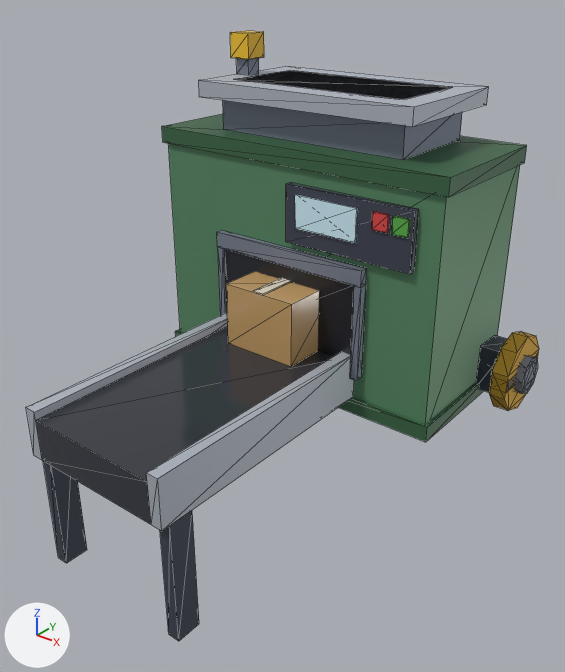
What one commit did to the glTF model assets/managed-models/packhouse-floor/packer/packer.glb.
Rendered twice from a camera (50 mm lens) standing at (1.105, -1.269, 1.272) and looking at (0.088, 0.002, 0.483). The lights are fixed; the arrows at lower left show +X, +Y and +Z. The picture after the commit comes second. Mesh edges are drawn as thin lines. Where no turn or scale is listed for an object, it has been applied to the vertices. Vertices at exactly the same position are counted once.

Objects in the first picture: 'packer', 'spin-x'.
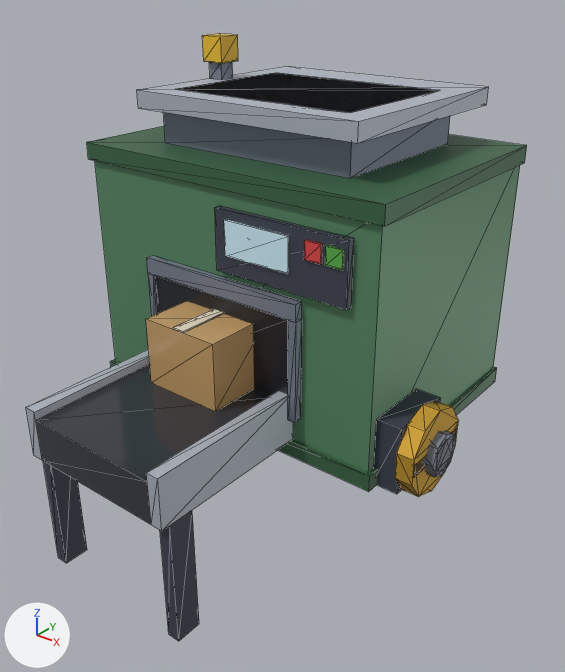
Pixel boxes (x1, y1, x2, y2) of what changed, in the pictures (565 x 672 px; the box of a moved part takes in the faces that stretch with it):
'packer', reshaped
    before: (26, 31, 537, 641)
    after: (26, 33, 527, 641)
'spin-x', moved
    before: (489, 332, 539, 411)
    after: (395, 401, 459, 497)
part 1 of me_packer, moved or reshaped
    before: (223, 100, 462, 160)
    after: (163, 112, 450, 178)
part 2 of me_packer, moved or reshaped
    before: (234, 70, 452, 99)
    after: (178, 73, 440, 113)
part 3 of me_packer, moved or reshaped
    before: (217, 230, 367, 381)
    after: (147, 255, 302, 423)
part 4 of me_packer, moved or reshaped
    before: (286, 183, 419, 274)
    after: (215, 206, 354, 310)
part 5 of me_packer, moved or reshaped
    before: (295, 195, 358, 243)
    after: (224, 219, 290, 274)
part 6 of me_packer, moved or reshaped
    before: (372, 211, 390, 233)
    after: (304, 240, 323, 264)
part 7 of me_packer, moved or reshaped
    before: (391, 216, 410, 238)
    after: (325, 245, 345, 270)
part 8 of me_packer, moved or reshaped
    before: (237, 58, 259, 75)
    after: (209, 62, 233, 80)
part 9 of me_packer, moved or reshaped
    before: (230, 31, 264, 59)
    after: (202, 33, 238, 63)
part 10 of me_packer, moved or reshaped
    before: (226, 272, 319, 366)
    after: (146, 301, 254, 412)
part 11 of me_packer, moved or reshaped
    before: (253, 278, 291, 295)
    after: (173, 309, 224, 333)
part 12 of me_packer, moved or reshaped
    before: (476, 335, 507, 392)
    after: (374, 389, 441, 494)
part 13 of me_packer, moved or reshaped
    before: (523, 361, 537, 390)
    after: (436, 439, 453, 471)
part 14 of me_packer, moved or reshaped
    both: (26, 165, 520, 531)
part 15 of me_packer, moved or reshaped
    before: (164, 114, 521, 145)
    after: (89, 126, 521, 145)
part 16 of me_packer, moved or reshaped
    before: (162, 126, 527, 424)
    after: (87, 142, 527, 472)
part 17 of me_packer, moved or reshaped
    before: (199, 66, 488, 127)
    after: (137, 66, 488, 143)

The change, as a diff of the scene's bpy script:
```diff
--- a/assets/managed-models/packhouse-floor/packer/packer.glb.py
+++ b/assets/managed-models/packhouse-floor/packer/packer.glb.py
@@ me_packer @@
 me_packer.from_pydata(...)  # 192 vertices, 308 faces; spans x -0.41..0.52, y -0.5..0.5, z 0.0..1.1
 # used by ob_packer; location = (0.0, 0.0, 0.0)
+# me_packer part 1: the loose piece of 8 vertices spanning x -0.26..0.26, y 0.2..0.46, z 0.88..0.96 is scaled about its middle by (1, 1.54, 1), then moved by (0.0, -0.13, 0.0)
+# me_packer part 2: the loose piece of 8 vertices spanning x -0.24..0.24, y 0.22..0.44, z 0.99..1.0 is scaled about its middle by (1, 1.64, 1), then moved by (0.0, -0.13, 0.0)
+# me_packer part 3: the loose piece of 24 vertices spanning x -0.22..0.22, y 0.12..0.14, z 0.36..0.64 is moved by (0.0, -0.24, 0.0)
+# me_packer part 4: the loose piece of 8 vertices spanning x 0.0..0.34, y 0.125..0.14, z 0.66..0.8 is moved by (0.0, -0.24, 0.0)
+# me_packer part 5: the loose piece of 8 vertices spanning x 0.03..0.2, y 0.12..0.125, z 0.7..0.78 is moved by (0.0, -0.24, 0.0)
+# me_packer part 6: the loose piece of 8 vertices spanning x 0.24..0.28, y 0.12..0.125, z 0.74..0.78 is moved by (0.0, -0.24, 0.0)
+# me_packer part 7: the loose piece of 8 vertices spanning x 0.29..0.33, y 0.12..0.125, z 0.74..0.78 is moved by (0.0, -0.24, 0.0)
+# me_packer part 8: the loose piece of 8 vertices spanning x -0.3..-0.26, y 0.3..0.34, z 1.0..1.04 is moved by (0.0, -0.1, 0.0)
+# me_packer part 9: the loose piece of 8 vertices spanning x -0.31..-0.25, y 0.29..0.35, z 1.04..1.1 is moved by (0.0, -0.1, 0.0)
+# me_packer part 10: the loose piece of 8 vertices spanning x -0.1..0.1, y 0.02..0.2, z 0.4..0.56 is moved by (0.0, -0.26, 0.0)
+# me_packer part 11: the loose piece of 8 vertices spanning x -0.015..0.015, y 0.02..0.2, z 0.56..0.564 is moved by (0.0, -0.26, 0.0)
+# me_packer part 12: the loose piece of 8 vertices spanning x 0.4..0.46, y 0.4..0.48, z 0.28..0.4 is scaled about its middle by (1, 2, 1.33), then moved by (0.0, -0.44, 0.0)
+# me_packer part 13: the loose piece of 12 vertices spanning x 0.4..0.52, y 0.405..0.475, z 0.3..0.38 is moved by (0.0, -0.44, 0.0)
+# me_packer part 14: 16 of the vertices in x -0.41..0.41, y 0.13..0.14, z 0.26..0.42 are moved by (0.0, -0.24, 0.0)
+# me_packer part 15: 3 of the vertices in x -0.41..-0.4, y 0.13..0.14, z 0.84..0.88 are moved by (0.0, -0.24, 0.0)
+# me_packer part 16: 3 of the vertices in x 0.4..0.41, y 0.13..0.14, z 0.84..0.88 are moved by (0.0, -0.24, 0.0)
+# me_packer part 17: all 4 vertices in x -0.3..0.3, y 0.16, z 0.96..1.0 are moved by (0.0, -0.2, 0.0)
 me_packer.materials.append(mat_m_packer)
@@ ob_spin_x @@
 ob_spin_x = bpy.data.objects.new('spin-x', me_spin_x)
-ob_spin_x.location = (0.46, 0.44, 0.34)
+ob_spin_x.location = (0.46, 0.0, 0.34)
```
